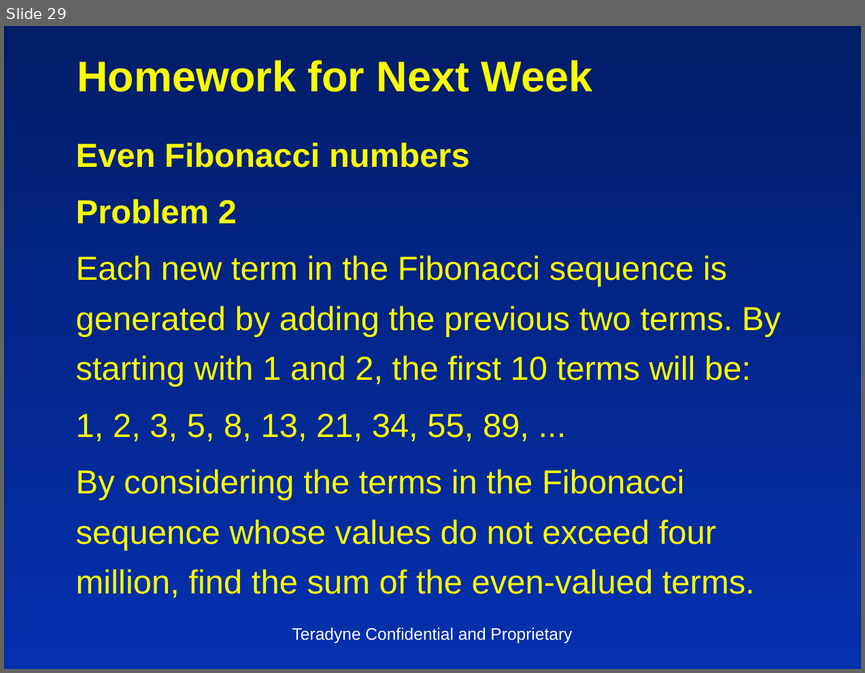
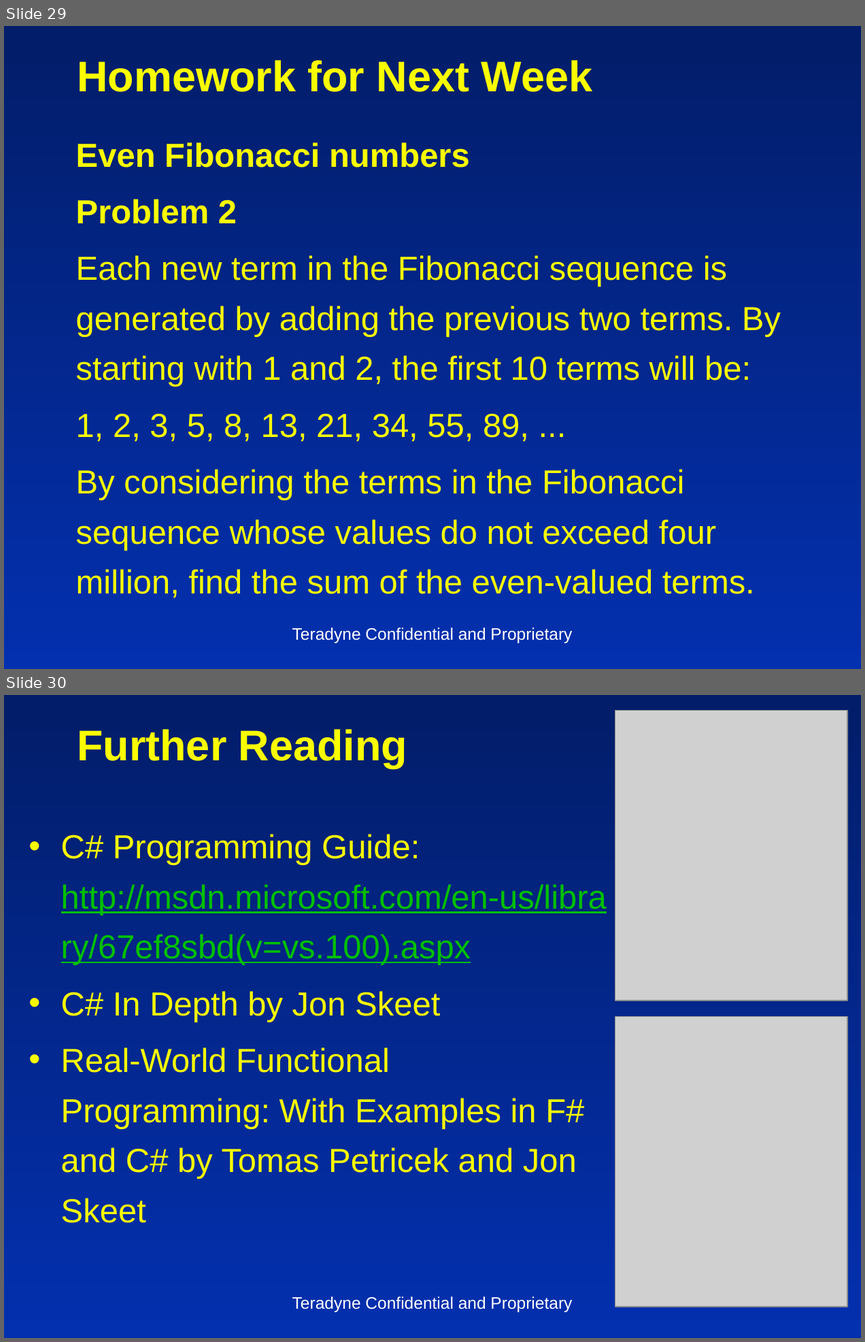
Before and after one commit to insideoutclub/Euler, a slide deck: FiveEasyPieces1.pptx. Shown one above the other, each under a label of ours: slide 29 before the commit, slides 29 and 30 after it. The pictures are 865x673 and 865x1342 pixels, drawn with LibreOffice and Linux fonts; fonts in the diff are those of the drawing; grey boxes stand for pictures. Boxes give left, top, right and bottom in pixels: in the first picture for what was removed or moved away, otherwise in the second. Text is boxed around its words. In the diff, an @@ line names an element or a change of style, - is before the commit and + after.

```diff
--- a/FiveEasyPieces1.pptx
+++ b/FiveEasyPieces1.pptx
@@ slide 30 added at [4,695,861,1338], background gradient #021D69 to #0330AF @@
@@ picture added at [615,711,847,1001] @@
@@ title added at [77,729,407,768], 36 pt, text #FAFD00, bold @@
+Further Reading
@@ text added at [61,834,606,1223], 28 pt, text #FAFD00 @@
+• C# Programming Guide: http://msdn.microsoft.com/en-us/library/67ef8sbd(v=vs.100).aspx
+• C# In Depth by Jon Skeet
+• Real-World Functional Programming: With Examples in F# and C# by Tomas Petricek and Jon Skeet
@@ picture added at [615,1016,847,1307] @@
@@ text added at [292,1296,572,1312], 14 pt, text #FFFFFF @@
+Teradyne Confidential and Proprietary
```
Also in this commit, not shown: 1 slide changed, 3 other files.
